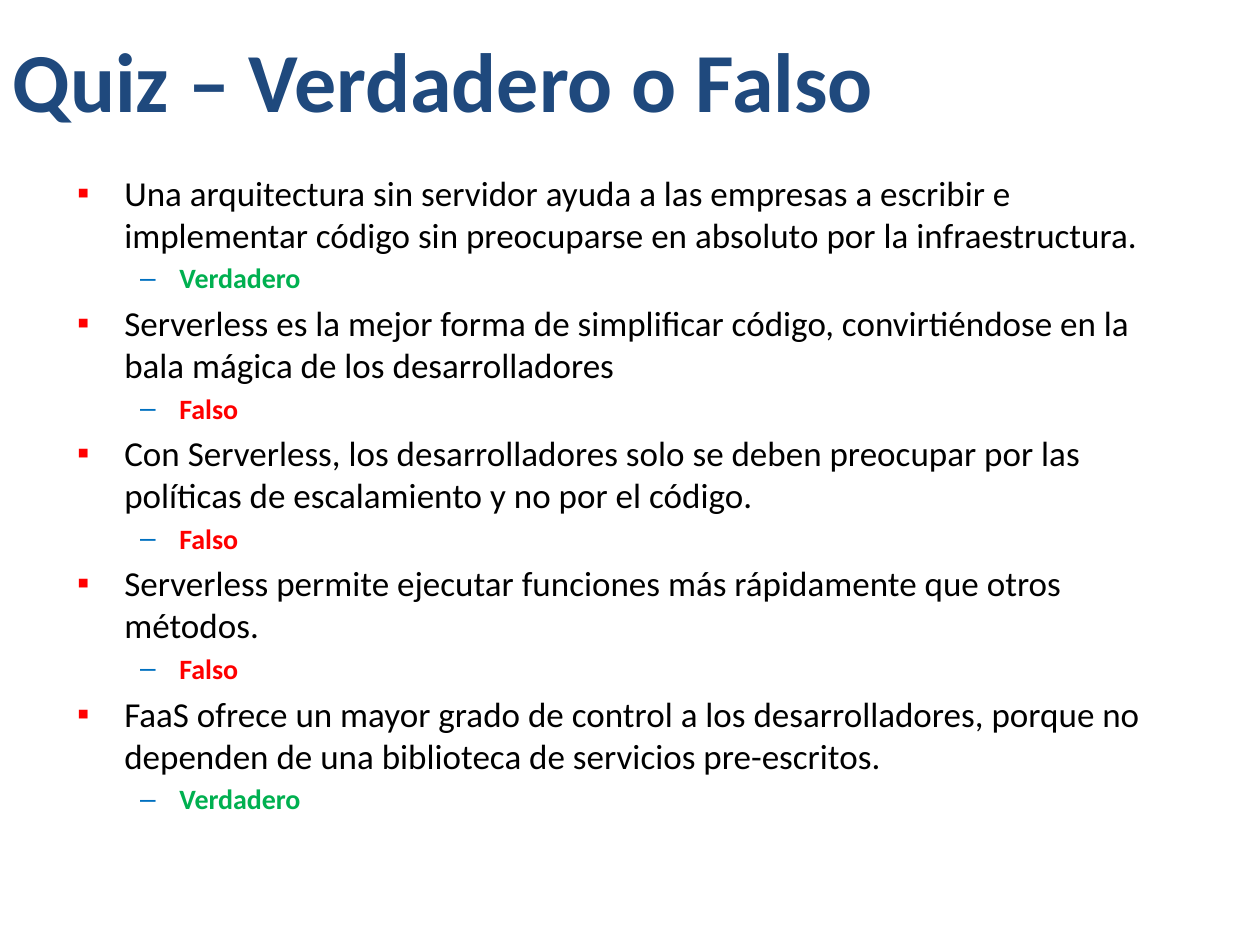
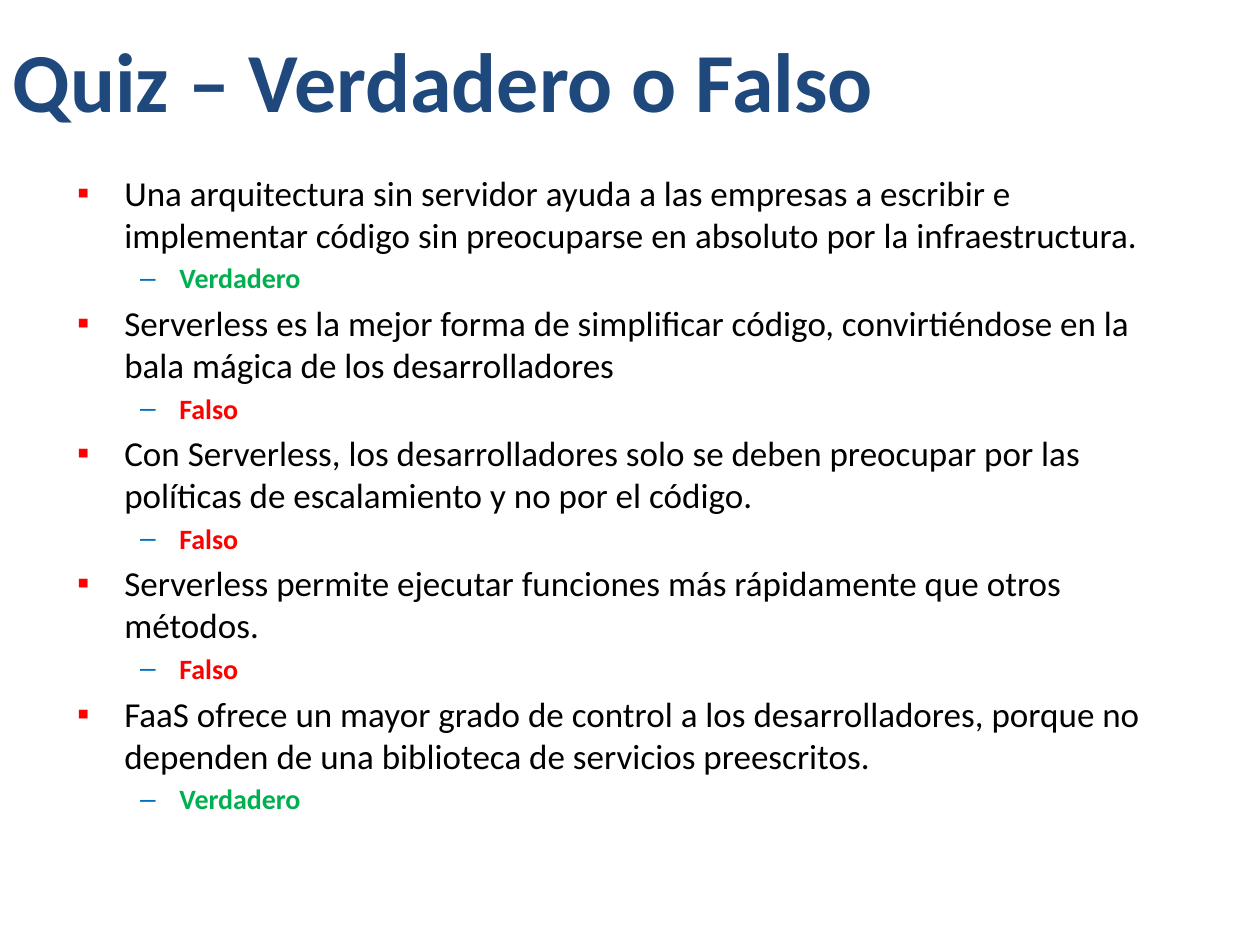
Before and after one commit to Jucer74/ServicesDevelopment, a slide deck: slide 10 of Classes/SvcDev-08-Serverless.pptx. Drawn at 1260x945 pixels with LibreOffice and Linux fonts; fonts in the diff are those of the drawing; background and template pictures are left out. Boxes give left, top, right and bottom in pixels: in the first picture for what was removed or moved away, otherwise in the second. Text is boxed around its words. In the diff, an @@ line names an element or a change of style, - is before the commit and + after.

```diff
--- a/Classes/SvcDev-08-Serverless.pptx
+++ b/Classes/SvcDev-08-Serverless.pptx
@@ text at bbox=[124, 702, 1139, 775]: text changed @@
-▪ FaaS ofrece un mayor grado de control a los desarrolladores, porque no dependen de una biblioteca de servicios pre-escritos.
+▪ FaaS ofrece un mayor grado de control a los desarrolladores, porque no dependen de una biblioteca de servicios preescritos.
```
Also in this commit, not shown: 32 other files.
